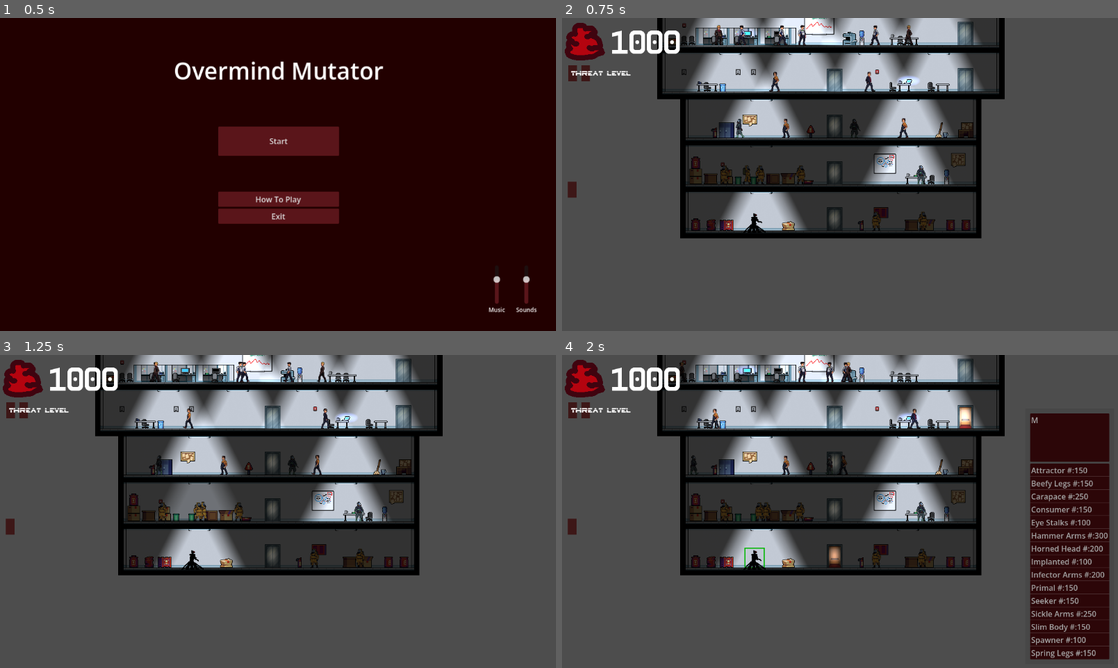
Above: before the commit, frames 1-4 (two rows, left to right).
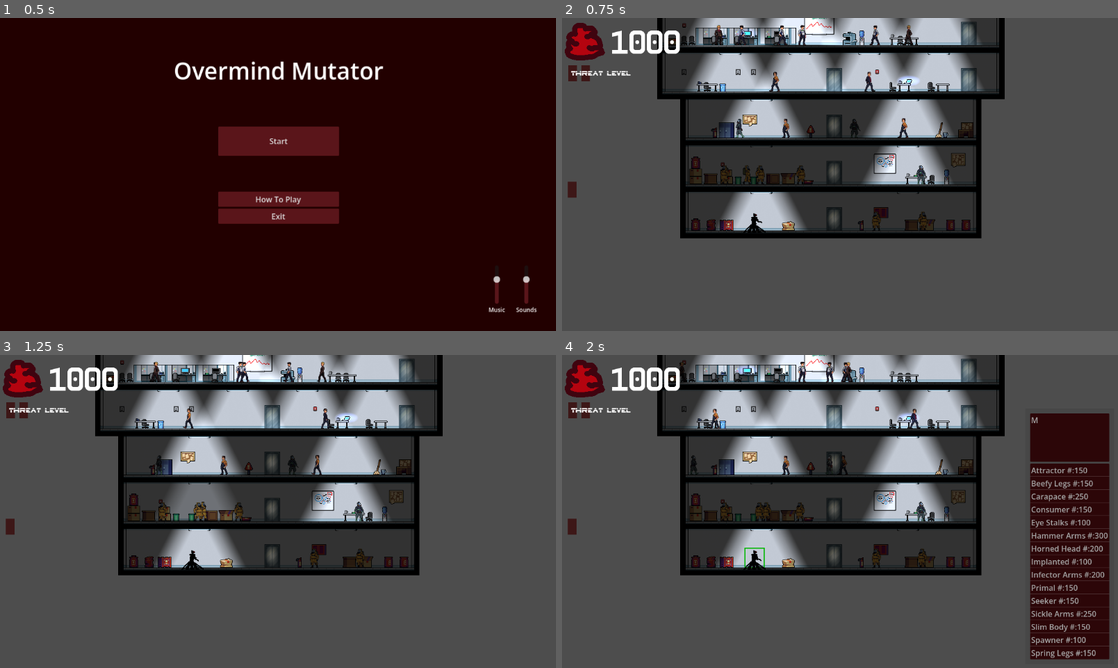
Above: after the commit, the same moments.

Repository: Lambosaurus/wildjam-mutation
Game: Godot game, scene res://ui/start_screen.tscn
The game is run twice, just before and just after one commit, with the same random seed, the same clock (stepped at 60 frames per second) and the same inputs.
Inputs (mouse positions are in pixels of both pictures, inside the frame that each line leads up to):
- Up to frame 1 (0.5 s): no input
- Up to frame 2 (0.75 s): click "Start" at 0.5 s
- Up to frame 3 (1.25 s): no input
- Up to frame 4 (2 s): tap Enter at 1.25 s; drag from (756, 558) to (967, 417) at 1.27 s

Frame 1 is identical in both runs. In frame 2, 0.4% of the frame differs, in the area x 47-75%, y 1-64%; in frame 3, 0.4%; in frame 4, 0.6%, in the area x 47-75%, y 1-68%.

Commit message:
Recreate elevators
Elevators automatically collect children

Diff:
--- a/building/components/transporter/elevator/elevator.gd
+++ b/building/components/transporter/elevator/elevator.gd
@@ -1,7 +1,7 @@
 extends Node2D
 
 @export var elevator_interior: Node2D
-@export var active_floor_stops: Array[FloorStop]
+var active_floor_stops: Array[FloorStop]
 @export var travel_time: int = 5
 @export var wait_time: int = 3
 @onready var timer: Timer = $TravelTimeCycle
@@ -17,10 +17,12 @@
 
 # Called when the node enters the scene tree for the first time.
 func _ready() -> void:
+	gather_floor_stops()
+
 	elevator_interior.visible = false
 	timer.one_shot = true
 	timer.connect("timeout", _handle_elevator_travel)
-	var tween = create_tween()
+
 	for idx in len(active_floor_stops):
 		var floor_stop = active_floor_stops[idx]
 		floor_stop.name = str(idx)
@@ -28,12 +30,17 @@
 		floor_stop.connect("door_animation_finished", _handle_animation_finished)
 	timer.start(travel_time)
 
+func gather_floor_stops():
+	for child in get_children():
+		if child is FloorStop:
+			active_floor_stops.append(child)
+	active_floor_stops.sort_custom( func(node): return -(node.position.y) )
+
 func _handle_elevator_travel():
 	if state == FloorState.Travelling:
 		state = FloorState.DoorsClosed
 	if state == FloorState.DoorsClosed:
 		state = FloorState.DoorsOpening
-		var tween = create_tween()
 		active_floor_stops[target_floor].animator.play("open_door")
 		for body in traveller_queue:
 			if not is_instance_valid(body):
--- a/main/main.tscn
+++ b/main/main.tscn
@@ -35,88 +35,75 @@
 
 [node name="Transporters" type="Node" parent="." unique_id=573249446]
 
-[node name="Elevator" parent="Transporters" unique_id=1486849745 node_paths=PackedStringArray("elevator_interior", "active_floor_stops") instance=ExtResource("9_bsumw")]
-position = Vector2(845, -21)
+[node name="Elevator1" parent="Transporters" unique_id=1486849745 node_paths=PackedStringArray("elevator_interior") instance=ExtResource("9_bsumw")]
 elevator_interior = NodePath("ElevatorInterior")
-active_floor_stops = [NodePath("PixelFloorStop"), NodePath("PixelFloorStop2"), NodePath("PixelFloorStop3"), NodePath("PixelFloorStop4"), NodePath("PixelFloorStop5")]
-travel_time = 1
-
-[node name="PixelFloorStop" parent="Transporters/Elevator" unique_id=1544292327 instance=ExtResource("10_bsumw")]
-position = Vector2(-9, 495)
-
-[node name="PixelFloorStop2" parent="Transporters/Elevator" unique_id=1212054322 instance=ExtResource("10_bsumw")]
-position = Vector2(-9, 399)
-
-[node name="PixelFloorStop3" parent="Transporters/Elevator" unique_id=1437522690 instance=ExtResource("10_bsumw")]
-position = Vector2(-9, 303)
-
-[node name="PixelFloorStop4" parent="Transporters/Elevator" unique_id=584333959 instance=ExtResource("10_bsumw")]
-position = Vector2(-9, 207)
-
-[node name="PixelFloorStop5" parent="Transporters/Elevator" unique_id=1132868291 instance=ExtResource("10_bsumw")]
-position = Vector2(-9, 113)
+
+[node name="PixelFloorStop1" parent="Transporters/Elevator1" unique_id=1544292327 instance=ExtResource("10_bsumw")]
+position = Vector2(564, 762)
+
+[node name="PixelFloorStop2" parent="Transporters/Elevator1" unique_id=1199441407 instance=ExtResource("10_bsumw")]
+position = Vector2(564, 666)
+
+[node name="PixelFloorStop3" parent="Transporters/Elevator1" unique_id=1240242079 instance=ExtResource("10_bsumw")]
+position = Vector2(564, 570)
+
+[node name="PixelFloorStop4" parent="Transporters/Elevator1" unique_id=1848783853 instance=ExtResource("10_bsumw")]
+position = Vector2(564, 474)
 travel_enabled = false
 
-[node name="ElevatorInterior" type="Node2D" parent="Transporters/Elevator" unique_id=1811925304]
-visible = false
-position = Vector2(-1096, 623)
-
-[node name="Elevator3" parent="Transporters" unique_id=288718594 node_paths=PackedStringArray("elevator_interior", "active_floor_stops") instance=ExtResource("9_bsumw")]
-position = Vector2(574, 268)
-elevator_interior = NodePath("ElevatorInterior2")
-active_floor_stops = [NodePath("PixelFloorStop"), NodePath("PixelFloorStop2"), NodePath("PixelFloorStop3"), NodePath("PixelFloorStop4")]
-travel_time = 1
-
-[node name="PixelFloorStop" parent="Transporters/Elevator3" unique_id=1212278078 instance=ExtResource("10_bsumw")]
-position = Vector2(-9, 494)
-
-[node name="PixelFloorStop2" parent="Transporters/Elevator3" unique_id=1557214138 instance=ExtResource("10_bsumw")]
-position = Vector2(-9, 399)
-
-[node name="PixelFloorStop3" parent="Transporters/Elevator3" unique_id=1451617305 instance=ExtResource("10_bsumw")]
-position = Vector2(-9, 302)
-
-[node name="PixelFloorStop4" parent="Transporters/Elevator3" unique_id=93177635 instance=ExtResource("10_bsumw")]
-position = Vector2(-9, 207)
+[node name="ElevatorInterior" type="Node2D" parent="Transporters/Elevator1" unique_id=1443242647]
+position = Vector2(1297, 750)
+
+[node name="Elevator2" parent="Transporters" unique_id=1482443233 node_paths=PackedStringArray("elevator_interior") instance=ExtResource("9_bsumw")]
+position = Vector2(842, 469)
+elevator_interior = NodePath("ElevatorInterior")
+
+[node name="PixelFloorStop1" parent="Transporters/Elevator2" unique_id=1911629142 instance=ExtResource("10_bsumw")]
+position = Vector2(1, 5)
+
+[node name="PixelFloorStop2" parent="Transporters/Elevator2" unique_id=1534874226 instance=ExtResource("10_bsumw")]
+position = Vector2(1, -91)
+
+[node name="PixelFloorStop3" parent="Transporters/Elevator2" unique_id=171093578 instance=ExtResource("10_bsumw")]
+position = Vector2(2, -187)
+
+[node name="PixelFloorStop4" parent="Transporters/Elevator2" unique_id=1385576754 instance=ExtResource("10_bsumw")]
+position = Vector2(3, -282)
+
+[node name="PixelFloorStop5" parent="Transporters/Elevator2" unique_id=1657698890 instance=ExtResource("10_bsumw")]
+position = Vector2(4, -379)
 travel_enabled = false
 
-[node name="ElevatorInterior2" type="Node2D" parent="Transporters/Elevator3" unique_id=1468777264]
-visible = false
-position = Vector2(473, -5)
-
-[node name="Elevator2" parent="Transporters" unique_id=491983639 node_paths=PackedStringArray("elevator_interior", "active_floor_stops") instance=ExtResource("9_bsumw")]
-position = Vector2(1879, -40)
-elevator_interior = NodePath("ElevatorInterior3")
-active_floor_stops = [NodePath("PixelFloorStop6"), NodePath("PixelFloorStop5")]
-travel_time = 1
-
-[node name="PixelFloorStop6" parent="Transporters/Elevator2" unique_id=633424822 instance=ExtResource("10_bsumw")]
-position = Vector2(-1323, 34)
+[node name="ElevatorInterior" type="Node2D" parent="Transporters/Elevator2" unique_id=456657191]
+position = Vector2(439, 4)
+
+[node name="Elevator3" parent="Transporters" unique_id=1097855600 node_paths=PackedStringArray("elevator_interior") instance=ExtResource("9_bsumw")]
+position = Vector2(557, 77)
+elevator_interior = NodePath("ElevatorInterior")
+
+[node name="PixelFloorStop1" parent="Transporters/Elevator3" unique_id=841728474 instance=ExtResource("10_bsumw")]
+position = Vector2(1, 13)
+
+[node name="PixelFloorStop2" parent="Transporters/Elevator3" unique_id=1261844458 instance=ExtResource("10_bsumw")]
+position = Vector2(1, -83)
 travel_enabled = false
 
-[node name="PixelFloorStop5" parent="Transporters/Elevator2" unique_id=127738327 instance=ExtResource("10_bsumw")]
-position = Vector2(-1324, 130)
-
-[node name="ElevatorInterior3" type="Node2D" parent="Transporters/Elevator2" unique_id=1043234613]
-visible = false
-position = Vector2(-2021, 97)
-
-[node name="Elevator4" parent="Transporters" unique_id=436440057 node_paths=PackedStringArray("elevator_interior", "active_floor_stops") instance=ExtResource("9_bsumw")]
-position = Vector2(1612, -132)
-elevator_interior = NodePath("ElevatorInterior4")
-active_floor_stops = [NodePath("PixelFloorStop6"), NodePath("PixelFloorStop5")]
-travel_time = 1
-
-[node name="PixelFloorStop6" parent="Transporters/Elevator4" unique_id=774658696 instance=ExtResource("10_bsumw")]
-position = Vector2(-1319, 31)
+[node name="ElevatorInterior" type="Node2D" parent="Transporters/Elevator3" unique_id=363907068]
+position = Vector2(732, 15)
+
+[node name="Elevator4" parent="Transporters" unique_id=783300361 node_paths=PackedStringArray("elevator_interior") instance=ExtResource("9_bsumw")]
+position = Vector2(278, -14)
+elevator_interior = NodePath("ElevatorInterior")
+
+[node name="PixelFloorStop1" parent="Transporters/Elevator4" unique_id=1206296462 instance=ExtResource("10_bsumw")]
+position = Vector2(1, 8)
+
+[node name="PixelFloorStop2" parent="Transporters/Elevator4" unique_id=522951287 instance=ExtResource("10_bsumw")]
+position = Vector2(1, -88)
 travel_enabled = false
 
-[node name="PixelFloorStop5" parent="Transporters/Elevator4" unique_id=316634137 instance=ExtResource("10_bsumw")]
-position = Vector2(-1320, 126)
-
-[node name="ElevatorInterior4" type="Node2D" parent="Transporters/Elevator4" unique_id=1372711861]
-visible = false
-position = Vector2(-1760, 35)
+[node name="ElevatorInterior" type="Node2D" parent="Transporters/Elevator4" unique_id=755975368]
+position = Vector2(1017, -113)
 
 [node name="Mutant" parent="." unique_id=88951864 instance=ExtResource("4_c651c")]
 position = Vector2(399, 764)
